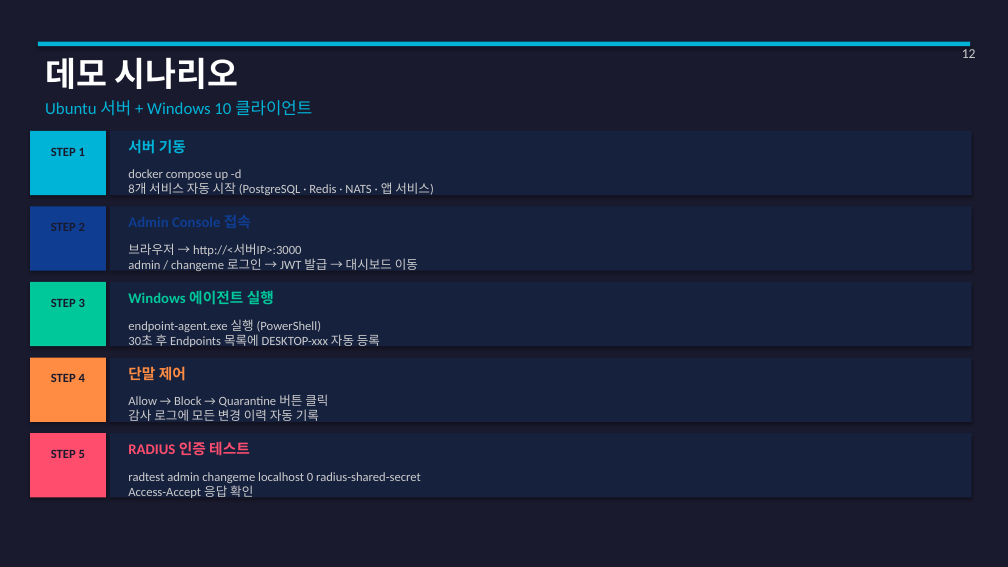
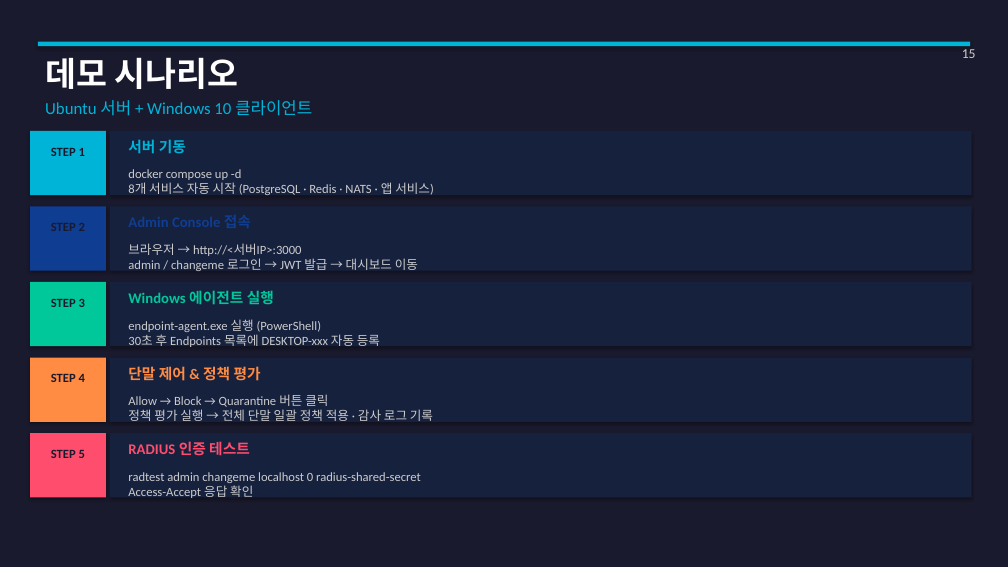
Before and after one commit to LEntropy/LEntropy, a slide deck: slide 15 of docs/NAC_플랫폼_발표자료.pptx (slide 12 before the commit). Drawn at 1008x567 pixels with LibreOffice and Linux fonts; fonts in the diff are those of the drawing. Boxes give left, top, right and bottom in pixels: in the first picture for what was removed or moved away, otherwise in the second. Text is boxed around its words. In the diff, an @@ line names an element or a change of style, - is before the commit and + after.

```diff
--- a/docs/NAC_플랫폼_발표자료.pptx
+++ b/docs/NAC_플랫폼_발표자료.pptx
@@ text at <box>962,49,976,58</box>: text changed @@
-12
+15
@@ text at <box>128,366,261,381</box>: text changed @@
-단말 제어
+단말 제어 & 정책 평가
@@ text at <box>128,394,433,421</box>: text changed @@
-Allow → Block → Quarantine 버튼 클릭
-감사 로그에 모든 변경 이력 자동 기록
+Allow → Block → Quarantine 버튼 클릭
+정책 평가 실행 → 전체 단말 일괄 정책 적용 · 감사 로그 기록
```
Also in this commit, not shown: 11 other slides changed, 3 slides added, 1 other file.
